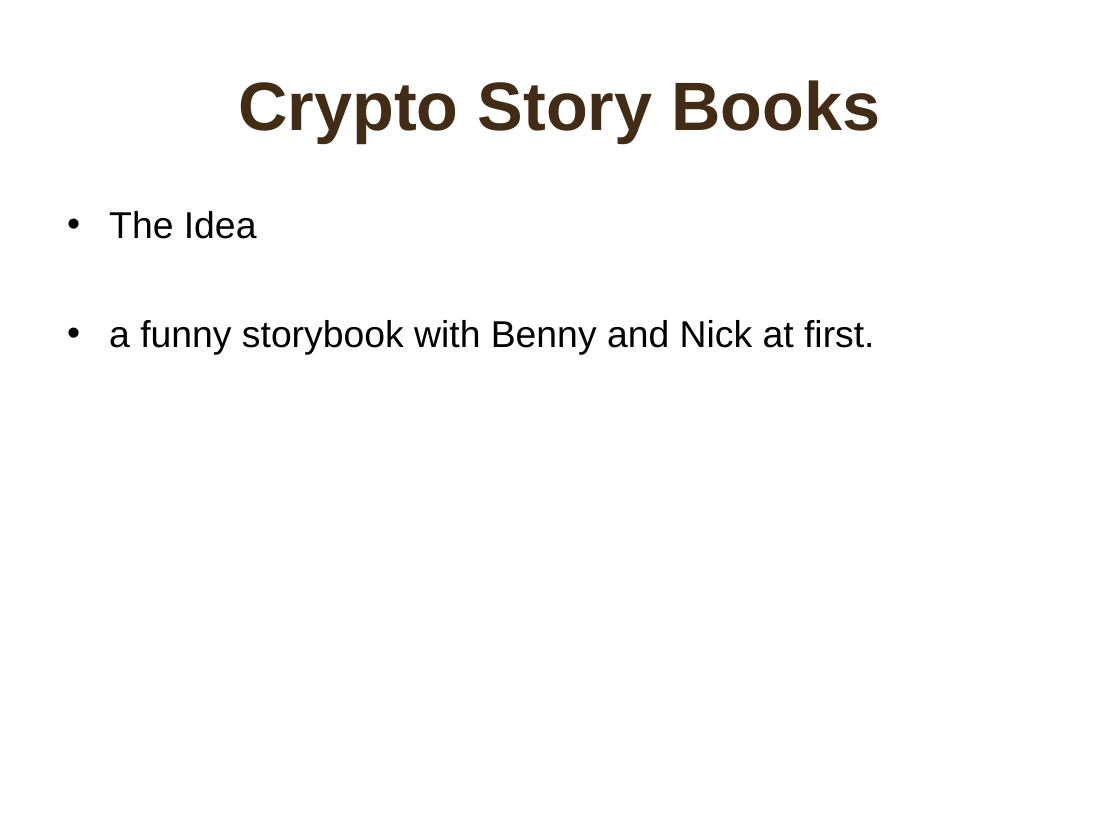
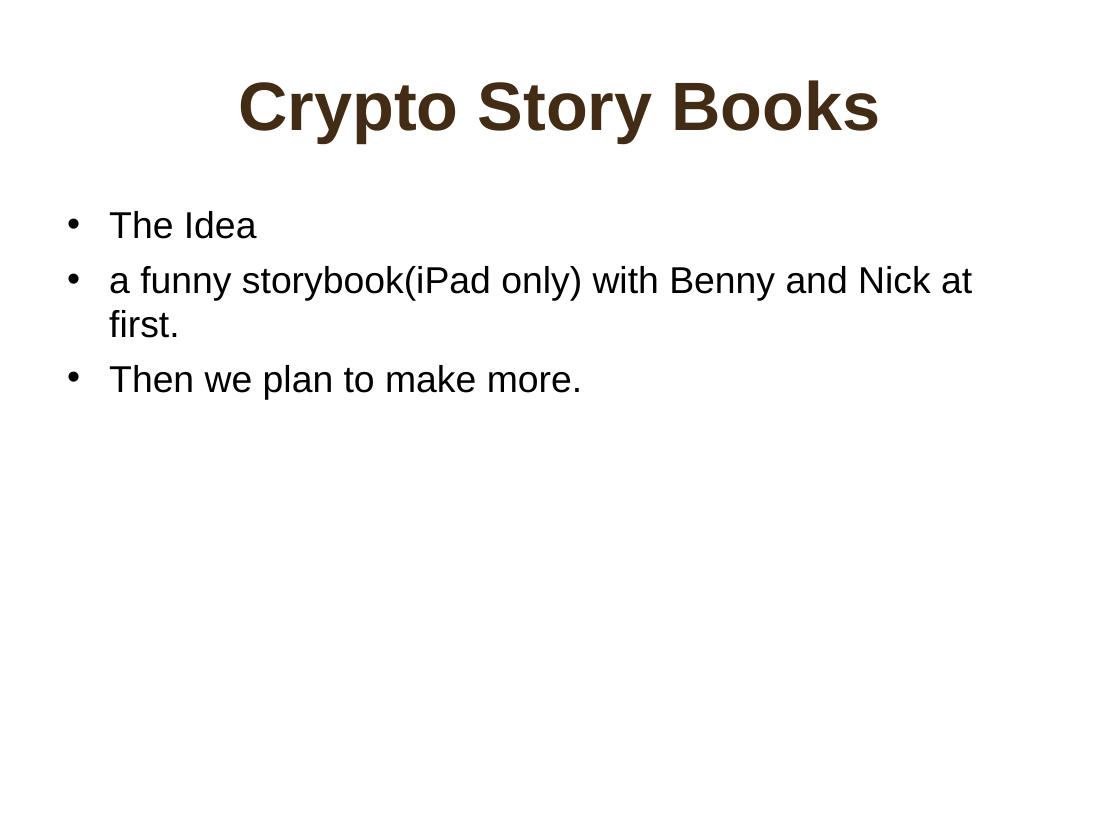
Before and after one commit to yangboz/iStoryBook, a slide deck: slide 4 of documents/bp/BPofCryptoStoryBooks.ppt. Drawn at 1120x840 pixels with LibreOffice and Linux fonts; fonts in the diff are those of the drawing; background and template pictures are left out. Boxes give left, top, right and bottom in pixels: in the first picture for what was removed or moved away, otherwise in the second. Text is boxed around its words. In the diff, an @@ line names an element or a change of style, - is before the commit and + after.

```diff
--- a/documents/bp/BPofCryptoStoryBooks.ppt
+++ b/documents/bp/BPofCryptoStoryBooks.ppt
@@ text at box(109, 266, 972, 399): text changed @@
-• a funny storybook with Benny and Nick at first.
+• a funny storybook(iPad only) with Benny and Nick at first.
+• Then we plan to make more.
```
Also in this commit, not shown: 1 other slide changed, 17 other files.
